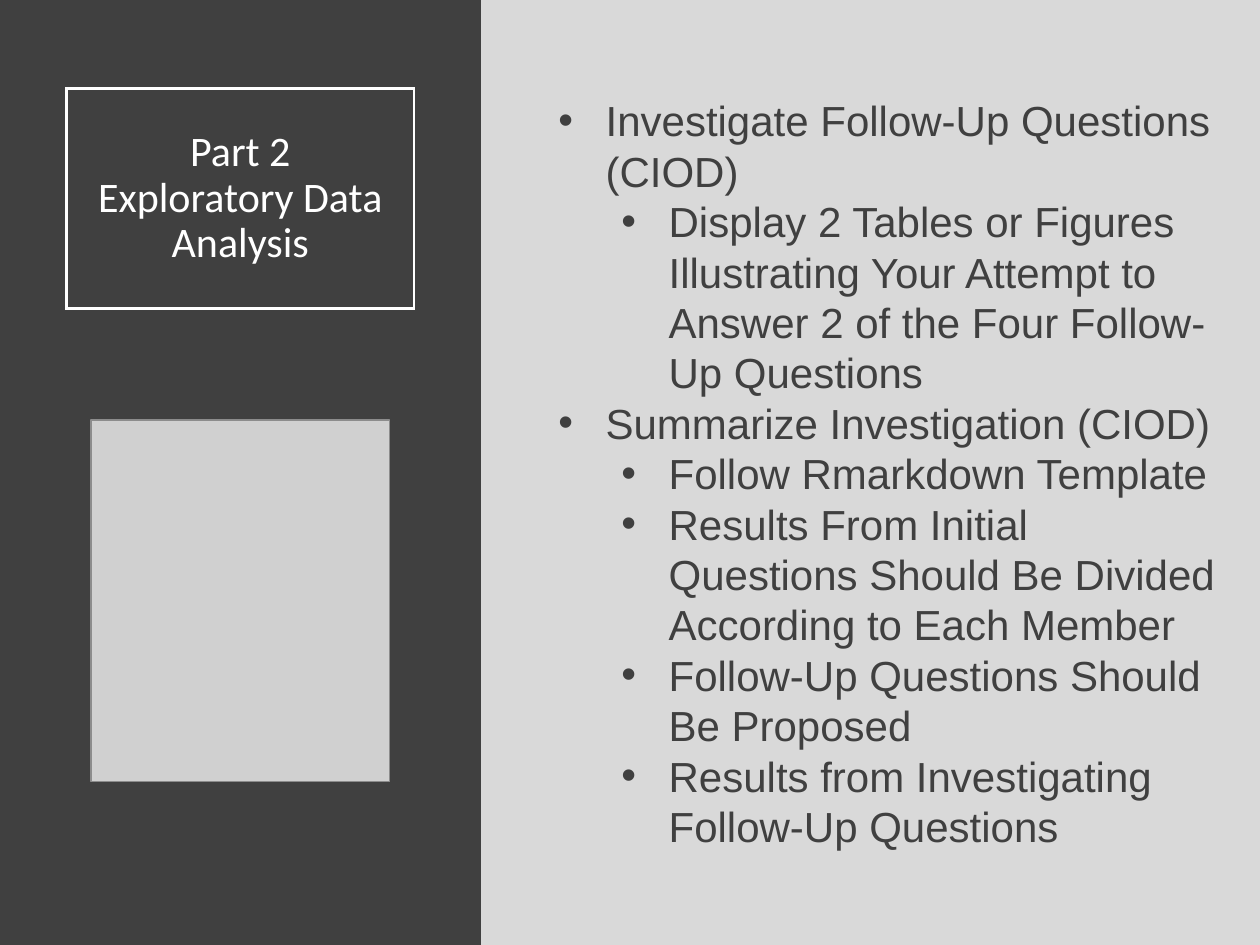
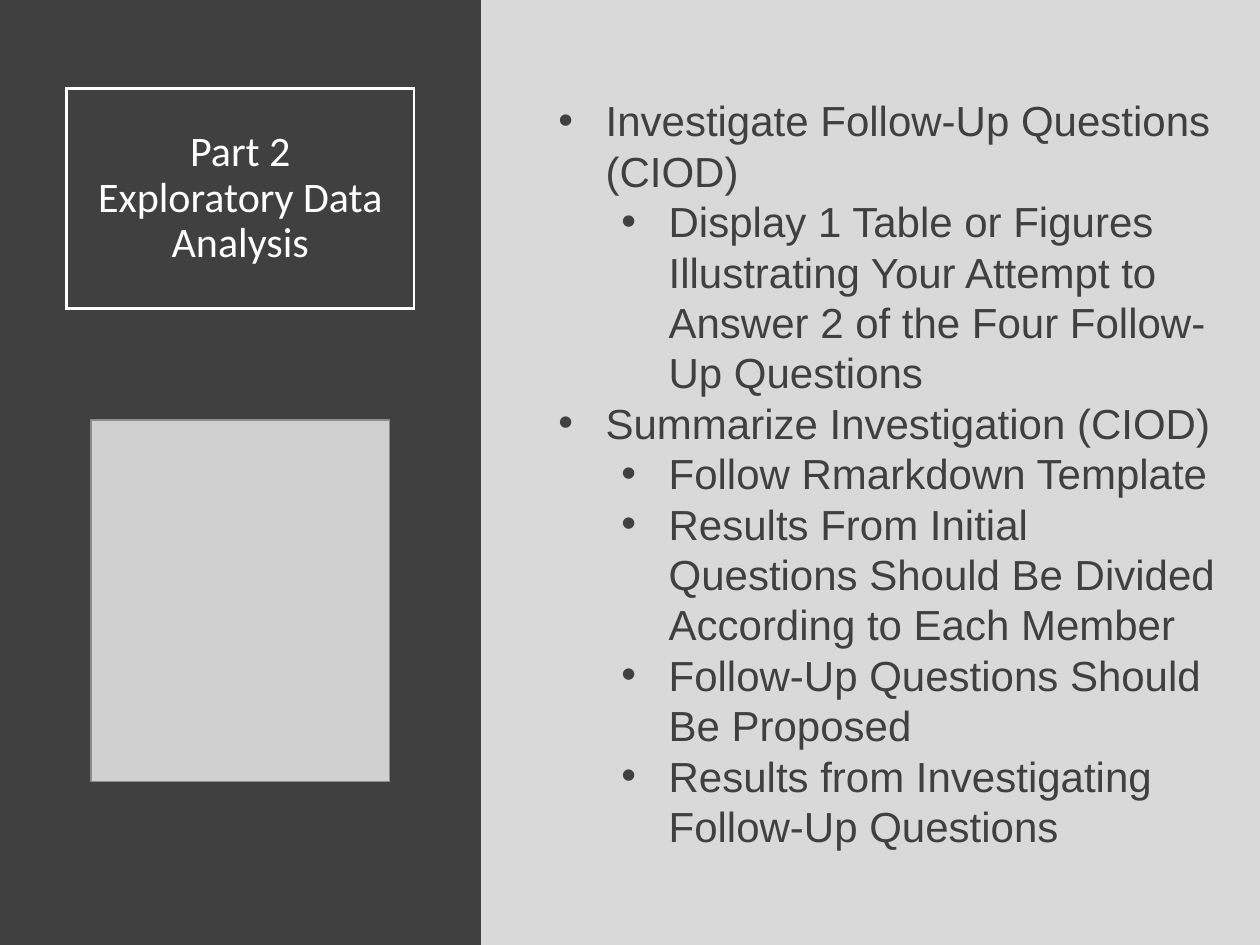
Before and after one commit to Yixf-Self/STOR320_WEBSITE, a slide deck: slide 13 of Lecture/Lecture 10/Lecture 10.pptx. Drawn at 1260x945 pixels with LibreOffice and Linux fonts; fonts in the diff are those of the drawing; grey boxes stand for pictures. Boxes give left, top, right and bottom in pixels: in the first picture for what was removed or moved away, otherwise in the second. Text is boxed around its words. In the diff, an @@ line names an element or a change of style, - is before the commit and + after.

```diff
--- a/Lecture/Lecture 10/Lecture 10.pptx
+++ b/Lecture/Lecture 10/Lecture 10.pptx
@@ text at [669, 206, 1205, 397]: text changed @@
-  • Display 2 Tables or Figures Illustrating Your Attempt to Answer 2 of the Four Follow-Up Questions
+  • Display 1 Table or Figures Illustrating Your Attempt to Answer 2 of the Four Follow-Up Questions
```
Also in this commit, not shown: 1 other slide changed, 4 other files.
